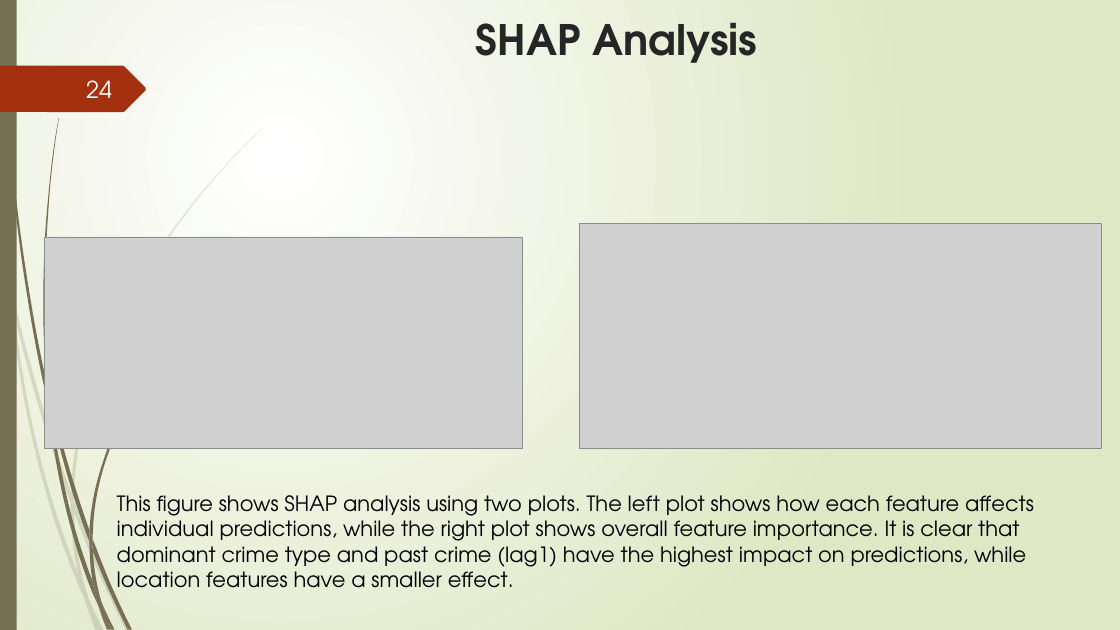
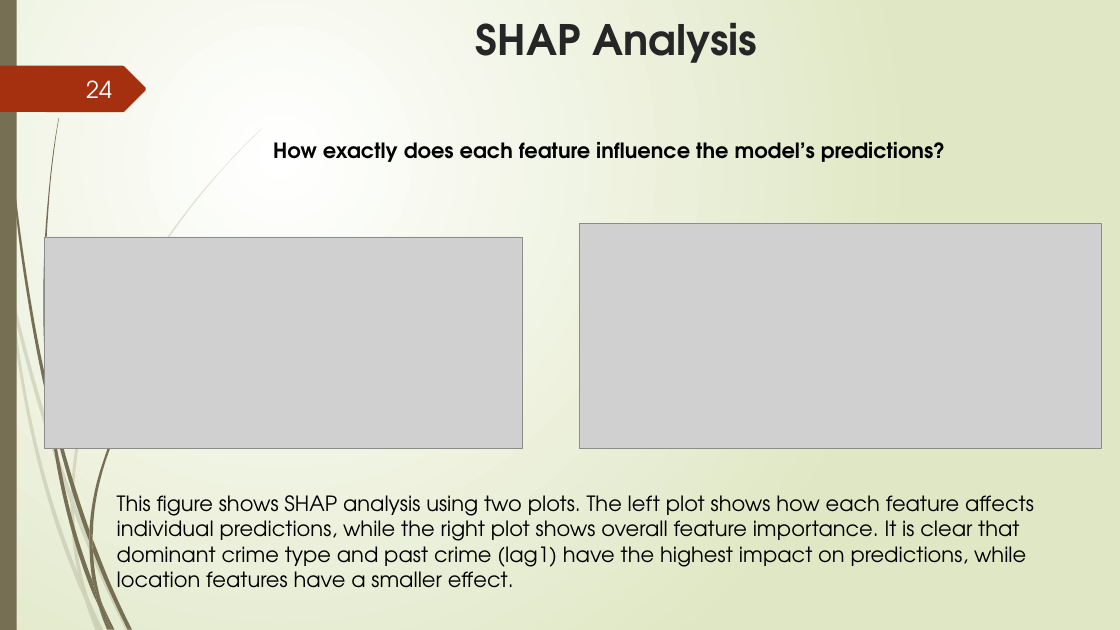
Before and after one commit to ruslan-durrani/herts-ds-project-24079307, a slide deck: slide 24 of data/Presentation Document ppt.pptx. Drawn at 1120x630 pixels with LibreOffice and Linux fonts; fonts in the diff are those of the drawing; grey boxes stand for pictures. Boxes give left, top, right and bottom in pixels: in the first picture for what was removed or moved away, otherwise in the second. Text is boxed around its words. In the diff, an @@ line names an element or a change of style, - is before the commit and + after.

```diff
--- a/data/Presentation Document ppt.pptx
+++ b/data/Presentation Document ppt.pptx
@@ text added at (273, 142, 945, 162), 18 pt, text #000000, bold @@
+How exactly does each feature influence the model’s predictions?
```
Also in this commit, not shown: 6 other slides changed.
